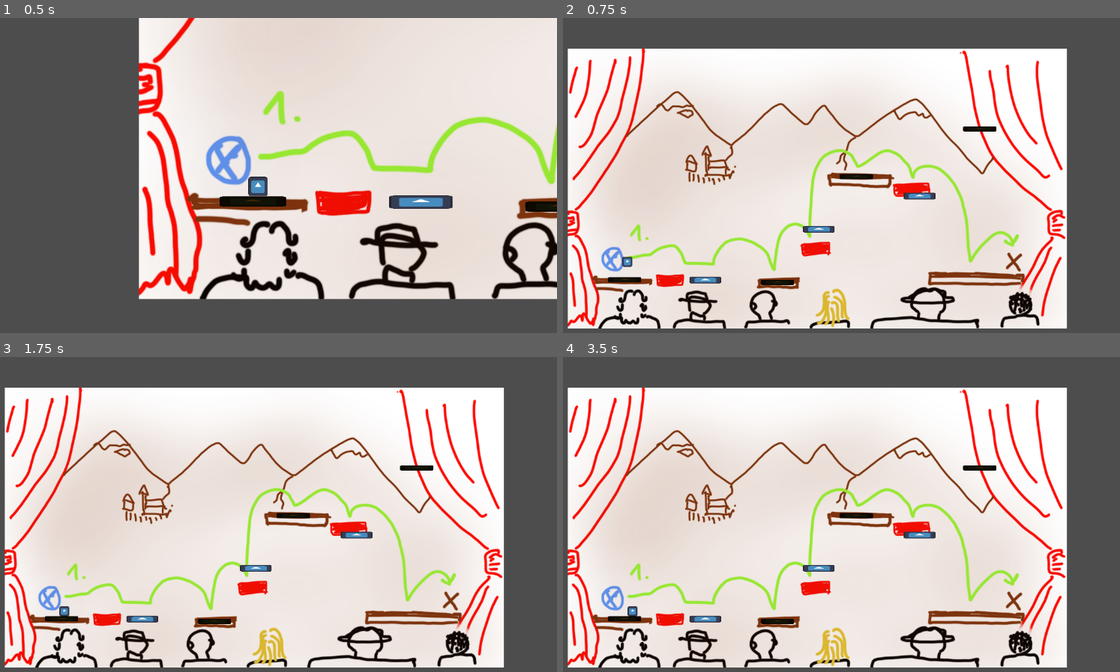
Above: before the commit, frames 1-4 (two rows, left to right).
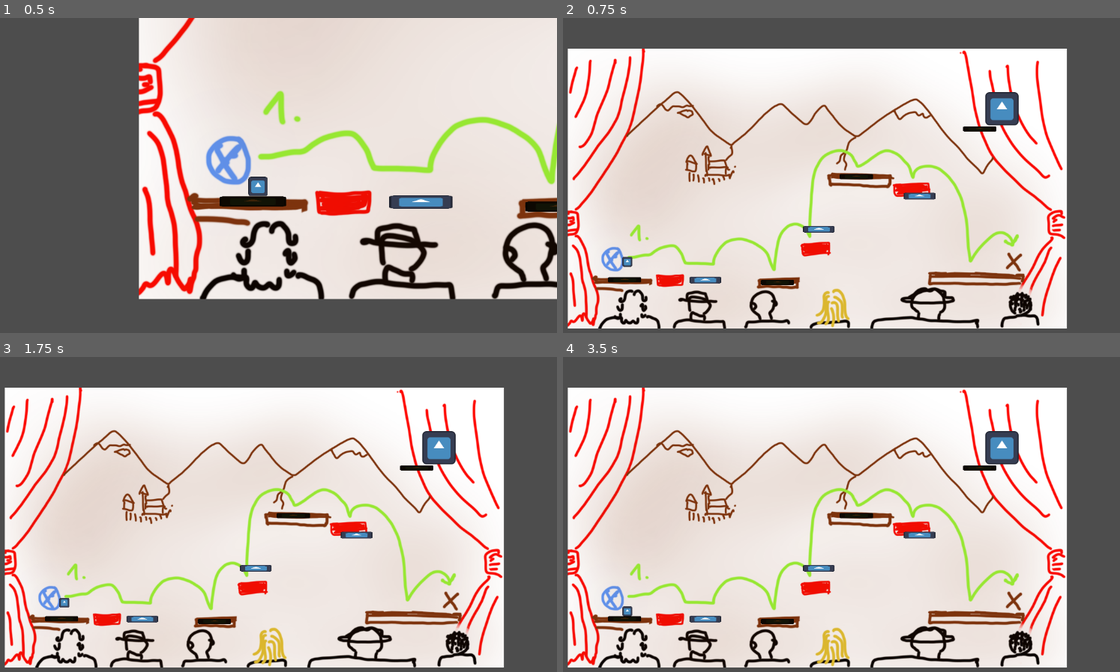
Above: after the commit, the same moments.

Repository: danigeri/Brackeys-Game-Jam
Game: Godot game, scene res://scenes/GameLoop/game_loop.tscn
The game is run twice, just before and just after one commit, with the same random seed, the same clock (stepped at 60 frames per second) and the same inputs. The engine's default icon, where the game draws it, is replaced by a stand-in: a white triangle on a blue panel in a dark square.
Inputs (mouse positions are in pixels of both pictures, inside the frame that each line leads up to):
- Up to frame 1 (0.5 s): no input
- Up to frame 2 (0.75 s): move the mouse to (986, 200) at 0.52 s; hold Right (right) from 0.53 s (still down); tap G (ghost_run) at 0.6 s; click (986, 200) at 0.67 s
- Up to frame 3 (1.75 s): keep holding Right (right); tap Up (up) at 0.77, 1.52 s; tap P (player_run) at 0.8, 1.35 s; move the mouse to (139, 542) at 1.27 s; tap G (ghost_run) at 1.55 s
- Up to frame 4 (3.5 s): move the mouse to (819, 568) at 2.02 s; release Right (right) at 2.03 s; press the mouse at (819, 568) at 2.03 s; hold Left (left) 2.03-2.78 s; tap P (player_run) at 2.3 s; move the mouse to (791, 593) at 2.77 s; release the mouse at (791, 593) at 2.78 s; hold Right (right) from 2.78 s (still down); tap G (ghost_run) at 2.85 s; click (791, 593) at 2.92 s; tap Up (up) at 3.02 s

Frame 1 is identical in both runs. In frame 2, 0.6% of the frame differs, in the area x 75-82%, y 23-35%; in frame 3, 0.7%, in the area x 10-82%, y 23-83%; in frame 4, 0.7%.

Commit message:
star scene added
star can be placed anywhere on the map, player is on physic layer 2, star collision masked to physic layer 2 only, when reached ghost mode triggered automatically, right now 1 star supported per map

Diff:
--- a/scenes/GameLoop/game_loop.tscn
+++ b/scenes/GameLoop/game_loop.tscn
@@ -8,6 +8,7 @@
 [ext_resource type="PackedScene" uid="uid://3ibhlt1dyusg" path="res://scenes/Player/player.tscn" id="5_t2325"]
 [ext_resource type="PackedScene" uid="uid://cmvu72hfj0uu4" path="res://scenes/Platform/platform.tscn" id="6_yq2g3"]
 [ext_resource type="PackedScene" uid="uid://c7xrocq7m8k0u" path="res://scenes/Ground/ground.tscn" id="7_h6koa"]
+[ext_resource type="PackedScene" uid="uid://bn7lxk0ph8aym" path="res://scenes/Star/star.tscn" id="9_73e4h"]
 
 [node name="GameLoop" type="Node2D" unique_id=1058436466]
 script = ExtResource("1_7f3si")
@@ -57,10 +58,14 @@
 
 [node name="Player" parent="." unique_id=1510985192 instance=ExtResource("5_t2325")]
 position = Vector2(-171, 624)
+collision_layer = 3
 
 [node name="GhostCamera" type="Camera2D" parent="." unique_id=1831260324]
 position = Vector2(573, 340)
 zoom = Vector2(0.5, 0.5)
 
+[node name="StarAtTheEnd" parent="." unique_id=1164754737 instance=ExtResource("9_73e4h")]
+position = Vector2(1271, 42)
+
 [connection signal="credits_menu_requested" from="UI/PauseMenu" to="UI" method="_on_pause_menu_credits_menu_requested"]
 [connection signal="settings_menu_requested" from="UI/PauseMenu" to="UI" method="_on_pause_menu_settings_menu_requested"]
--- a/scenes/Player/player.gd
+++ b/scenes/Player/player.gd
@@ -56,29 +56,12 @@
 				record_index += 1
 
 	if Input.is_action_just_pressed("ghost_run"):
+		GameEvents.ghost_mode_on.emit(true)
 		#print("GHOST_RUN pressed")
-
-		restart_pressed_timi = Time.get_ticks_usec()
-		GameEvents.ghost_mode_on.emit(true)
-		position = starting_position
-		record_index = 0
-		if left_button_is_down:
-			_save_record(InputRecord.InputType.LEFT_RELEASE, current_timi)
-		if right_button_is_down:
-			_save_record(InputRecord.InputType.RIGHT_RELEASE, current_timi)
-		left_button_is_down = false
-		right_button_is_down = false
 
 	if Input.is_action_just_pressed("player_run"):
 		#print("PLAYER_RUN pressed")
 		GameEvents.ghost_mode_on.emit(false)
-		records.clear()
-		record_index = 0
-		restart_pressed_timi = Time.get_ticks_usec()
-		position = starting_position
-		velocity.x = 0
-		left_button_is_down = false
-		right_button_is_down = false
 
 	if left_button_is_down and not right_button_is_down:
 		velocity.x = -1 * SPEED
@@ -91,9 +74,40 @@
 
 
 func ghost_mode_on(value) -> void:
-	if !value:
+	is_ghost_mode = value
+
+	if value:
+		start_ghost_run()
+	else:
+		start_player_run()
 		camera_2d.make_current()
-	is_ghost_mode = value
+
+
+func start_ghost_run():
+	restart_pressed_timi = Time.get_ticks_usec()
+	record_index = 0
+	position = starting_position
+	velocity.x = 0
+	velocity.y = 0
+
+	if left_button_is_down:
+		_save_record(InputRecord.InputType.LEFT_RELEASE, 0)
+	if right_button_is_down:
+		_save_record(InputRecord.InputType.RIGHT_RELEASE, 0)
+
+	left_button_is_down = false
+	right_button_is_down = false
+
+
+func start_player_run():
+	restart_pressed_timi = Time.get_ticks_usec()
+	records.clear()
+	record_index = 0
+	position = starting_position
+	velocity.x = 0
+	velocity.y = 0
+	left_button_is_down = false
+	right_button_is_down = false
 
 
 func _save_record(input: InputRecord.InputType, current_timi: int) -> void:
--- /dev/null
+++ b/scenes/Star/star.gd
@@ -0,0 +1,6 @@
+extends Area2D
+
+
+func _on_body_entered(body: Node2D) -> void:
+	print("COIN reached by : ", body)
+	GameEvents.ghost_mode_on.emit(true)
--- /dev/null
+++ b/scenes/Star/star.tscn
@@ -0,0 +1,19 @@
+[gd_scene format=3 uid="uid://bn7lxk0ph8aym"]
+
+[ext_resource type="Texture2D" uid="uid://bpk8mwrd5w4tv" path="res://icon.svg" id="1_640aq"]
+[ext_resource type="Script" uid="uid://djq7mkv372ovk" path="res://scenes/Star/star.gd" id="1_ddach"]
+
+[sub_resource type="RectangleShape2D" id="RectangleShape2D_mgif7"]
+size = Vector2(128, 128)
+
+[node name="Area2D" type="Area2D" unique_id=1164754737]
+collision_mask = 2
+script = ExtResource("1_ddach")
+
+[node name="Sprite2D" type="Sprite2D" parent="." unique_id=288951724]
+texture = ExtResource("1_640aq")
+
+[node name="CollisionShape2D" type="CollisionShape2D" parent="." unique_id=2144517963]
+shape = SubResource("RectangleShape2D_mgif7")
+
+[connection signal="body_entered" from="." to="." method="_on_body_entered"]
Not shown, added: scenes/Star/star.gd.uid
